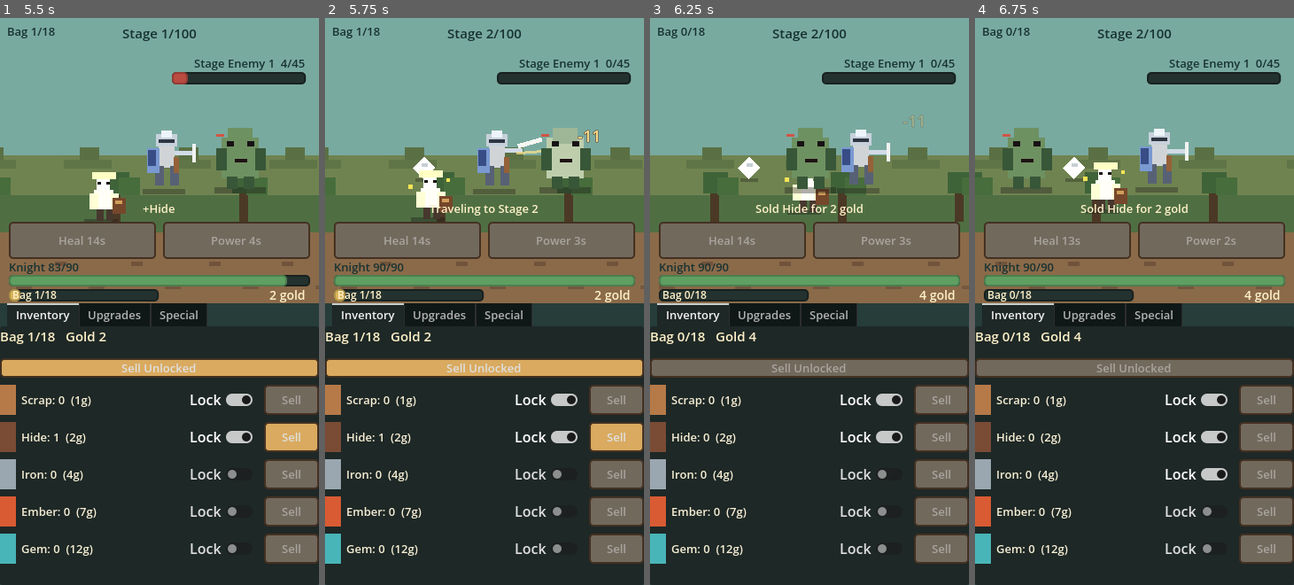
Above: before the commit, frames 1-4 (left to right).
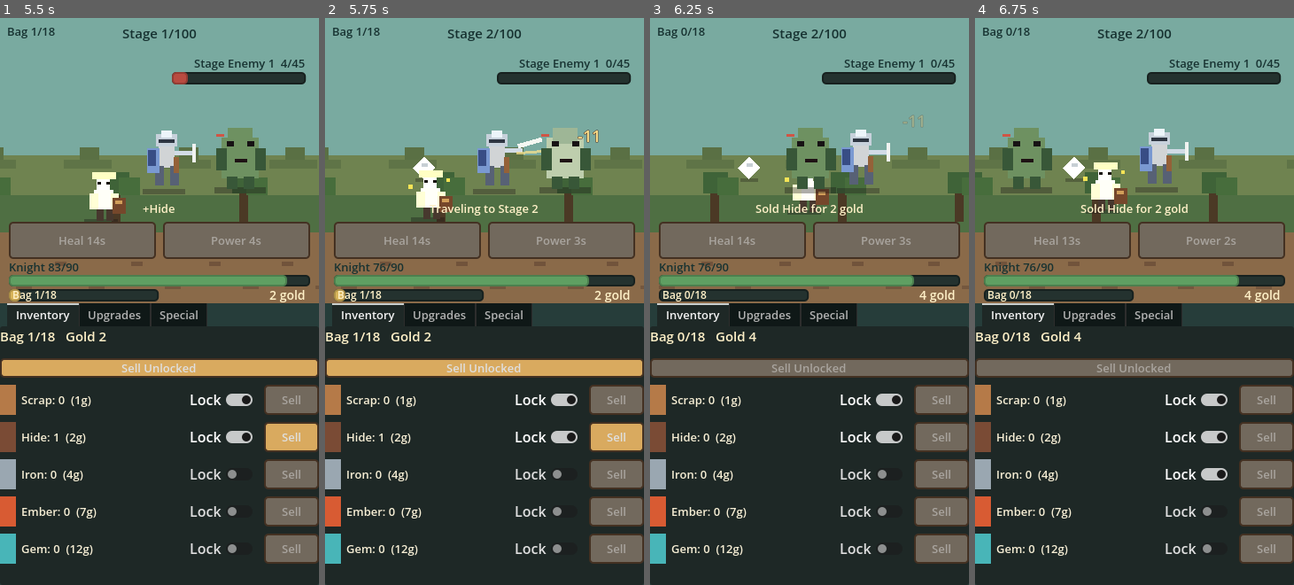
Above: after the commit, the same moments.

Repository: TheAmazingTurtle/knight-s-assistant
Game: Godot game, scene res://core/main.tscn
Same seed, same stepped clock (60 frames per second), same inputs: the game is played once before the commit and once after it.
Inputs:
- Up to frame 1 (5.5 s): click "Start" at 0.5 s; click "Heal" at 1.25 s; click "Power-up" at 2 s; click "Sell Unlocked" at 2.75 s; click "Lock" at 3.5 s; click "Sell" at 4.25 s; click "Lock" at 5 s
- Up to frame 2 (5.75 s): no input
- Up to frame 3 (6.25 s): click "Sell" at 5.75 s
- Up to frame 4 (6.75 s): click "Lock" at 6.5 s

Frame 1 is identical in both runs. In frame 2, 0.3% of the frame differs, in the area x 15-98%, y 43-48%; in frame 3, 0.3%; in frame 4, 0.3%.

Commit message:
Preserve knight health on stage advance

Diff:
--- a/screens/game_screen/game_screen.gd
+++ b/screens/game_screen/game_screen.gd
@@ -64,6 +64,7 @@
 var porter_hurry_left := 0.0
 var stage_transition_timer := 0.0
 var stage_traveling := false
+var preserve_knight_health_on_stage_start := false
 var combat_paused := false
 var victory_visible := false
 var porter_center := Vector2.ZERO
@@ -98,7 +99,7 @@
 		stage_transition_timer = max(0.0, stage_transition_timer - delta)
 		if stage_transition_timer <= 0.0:
 			stage_traveling = false
-			_start_stage()
+			_start_stage(preserve_knight_health_on_stage_start)
 		_refresh_battle_labels()
 		return
 	if not combat_paused:
@@ -318,14 +319,15 @@
 	return scroll
 
 
-func _start_stage() -> void:
+func _start_stage(preserve_knight_health := false) -> void:
 	_clear_damage_numbers()
+	preserve_knight_health_on_stage_start = false
 	stage_traveling = false
 	enemy_stats = GameState.get_enemy_stats()
 	enemy_max_hp = float(enemy_stats.get("max_health", 1))
 	enemy_hp = enemy_max_hp
 	knight_max_hp = GameState.get_knight_max_health()
-	knight_hp = knight_max_hp
+	knight_hp = clampf(knight_hp, 0.0, knight_max_hp) if preserve_knight_health else knight_max_hp
 	knight_attack_timer = 0.35
 	enemy_attack_timer = float(enemy_stats.get("attack_interval", 2.5))
 	combat_paused = false
@@ -340,7 +342,7 @@
 		enemy_view.configure(int(enemy_stats.get("stage", GameState.stage)), is_boss)
 		enemy_view.set_health_ratio(1.0)
 	if knight_view != null:
-		knight_view.set_health_ratio(1.0)
+		knight_view.set_health_ratio(knight_hp / knight_max_hp)
 	status_label.text = "Boss stage" if is_boss else "Stage %d" % GameState.stage
 	_refresh_tabs()
 	_refresh_battle_labels()
@@ -468,8 +470,8 @@
 	if won:
 		_show_victory()
 	else:
-		_restore_knight_to_full_health()
 		status_label.text = "Traveling to Stage %d" % GameState.stage
+		preserve_knight_health_on_stage_start = true
 		stage_traveling = true
 		stage_transition_timer = STAGE_TRANSITION_DURATION
 
@@ -481,6 +483,7 @@
 		knight_view.set_health_ratio(0.0)
 	GameState.return_to_checkpoint_after_knight_defeat()
 	status_label.text = "Knight fell. Back to Stage %d" % GameState.stage
+	preserve_knight_health_on_stage_start = false
 	stage_traveling = false
 	stage_transition_timer = 1.1
 
@@ -729,13 +732,6 @@
 	knight_hp = clampf(knight_hp, 0.0, knight_max_hp)
 	if knight_view != null:
 		knight_view.set_health_ratio(knight_hp / knight_max_hp)
-
-
-func _restore_knight_to_full_health() -> void:
-	knight_max_hp = GameState.get_knight_max_health()
-	knight_hp = knight_max_hp
-	if knight_view != null:
-		knight_view.set_health_ratio(1.0)
 
 
 func _refresh_battle_labels() -> void:
Not shown, changed: README.md
